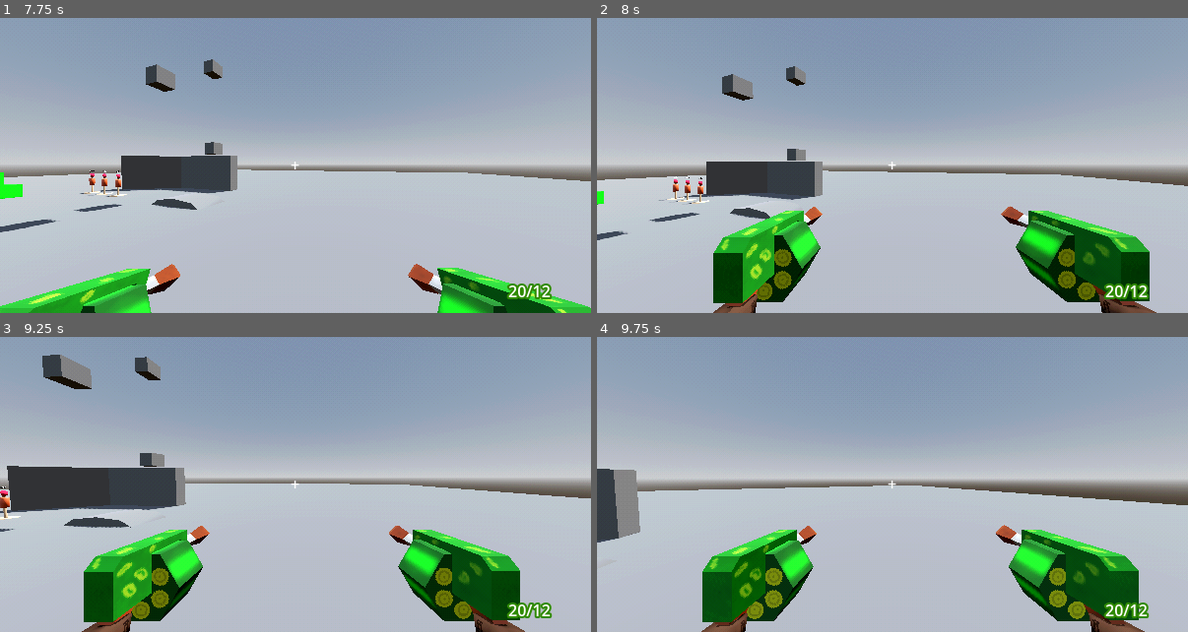
Above: before the commit, frames 1-4 (two rows, left to right).
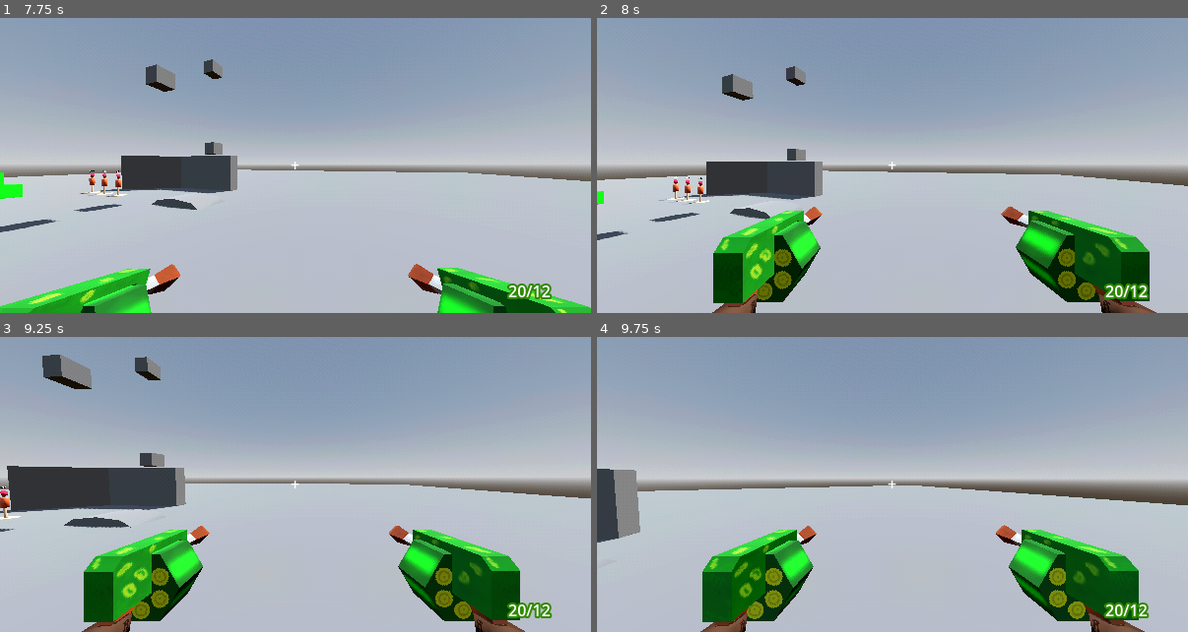
Above: after the commit, the same moments.

Repository: TheoLomeuBraga/kill-the-tower-boss
Game: Godot game, scene res://player/test_level.tscn
The game is run twice, just before and just after one commit, with the same random seed, the same clock (stepped at 60 frames per second) and the same inputs. The project has no main scene, so this scene is started directly.
Inputs (mouse positions are in pixels of both pictures, inside the frame that each line leads up to):
- Up to frame 1 (7.75 s): move the mouse to (425, 150) at 0.52 s; hold D (right) 0.53-1.28 s; tap W (foward) at 0.6 s; tap Space (jump) at 0.77, 1.52, 3.02, 3.77, 4.52, 6.02, 6.77, 7.52 s; move the mouse to (265, 165) at 1.27 s; hold S (back) 1.28-2.03 s; tap E (interact) at 1.35 s; move the mouse to (307, 159) at 2.02 s; hold D (right) 2.03-3.53 s; tap Down (look_down) at 2.1 s; move the mouse to (289, 171) at 2.77 s; tap Left (look_left) at 2.85 s; move the mouse to (342, 168) at 3.52 s; hold A (left) 3.53-5.03 s; tap Right (look_right) at 3.6 s; move the mouse to (248, 162) at 4.27 s; tap Up (look_up) at 4.35 s; move the mouse to (301, 165) at 5.02 s; press the mouse at (301, 165) at 5.03 s; hold S (back) 5.03-5.78 s; move the mouse to (271, 159) at 5.77 s; release the mouse at (271, 159) at 5.78 s; hold D (right) from 5.78 s (still down); tap 1 (wepon_1) at 5.85 s; move the mouse to (325, 165) at 6.52 s; tap 2 (wepon_2) at 6.6 s; move the mouse to (265, 165) at 7.27 s; tap 3 (wepon_3) at 7.35 s
- Up to frame 2 (8 s): keep holding D (right)
- Up to frame 3 (9.25 s): move the mouse to (307, 478) at 8.02 s; release D (right) at 8.03 s; hold S (back) 8.03-8.78 s; tap 4 (wepon_4) at 8.1 s; move the mouse to (289, 490) at 8.77 s; hold A (left) from 8.78 s (still down); tap 5 (wepon_5) at 8.85 s; tap Space (jump) at 9.02 s
- Up to frame 4 (9.75 s): move the mouse to (939, 487) at 9.52 s; release A (left) at 9.53 s; hold D (right) from 9.53 s (still down); tap W (foward) at 9.6 s

Frame 1 is identical in both runs. In frame 2, less than 0.1% of the frame differs, in the area x 19-92%, y 94-100%; in frame 3, less than 0.1%; in frame 4, less than 0.1%.

Commit message:
smal updates

Diff:
--- a/player/guns/granade_launcers_akimbo/granade_launcers_akimbo.tscn
+++ b/player/guns/granade_launcers_akimbo/granade_launcers_akimbo.tscn
@@ -3,7 +3,7 @@
 [ext_resource type="PackedScene" uid="uid://bnb75l7l4frap" path="res://player/guns/granade_launcers_akimbo/granade_launcers_akimbo.glb" id="1_pg16n"]
 [ext_resource type="Script" uid="uid://uyx3n3xxv01s" path="res://player/guns/gun_model.gd" id="2_tv3rg"]
 
-[node name="granade_launcers_akimbo" unique_id=467925332 node_paths=PackedStringArray("gun", "muzles", "arm_l", "pole_l", "hand_l", "arm_r", "pole_r", "hand_r", "animation_player") instance=ExtResource("1_pg16n")]
+[node name="granade_launcers_akimbo" unique_id=327965719 node_paths=PackedStringArray("gun", "muzles", "arm_l", "pole_l", "hand_l", "arm_r", "pole_r", "hand_r", "animation_player") instance=ExtResource("1_pg16n")]
 script = ExtResource("2_tv3rg")
 gun = NodePath("Armature/Skeleton3D")
 muzles = [NodePath("Armature/Skeleton3D/gun_r/muzle_r"), NodePath("Armature/Skeleton3D/gun_l/muzle_l")]
@@ -16,20 +16,32 @@
 animation_player = NodePath("AnimationPlayer")
 shot_animations = Array[String](["shot", "shot_2"])
 
-[node name="Skeleton3D" parent="Armature" parent_id_path=PackedInt32Array(446226348) index="0" unique_id=528310509]
+[node name="Skeleton3D" parent="Armature" parent_id_path=PackedInt32Array(2083992733) index="0" unique_id=332869154]
 bones/0/position = Vector3(-0.41842175, -0.028514788, -0.07547614)
 bones/0/rotation = Quaternion(0.7071068, -6.43441e-07, -6.43441e-07, 0.7071068)
 bones/2/position = Vector3(0.41842175, -0.028514788, -0.07547614)
 bones/2/rotation = Quaternion(0.7071068, -8.1202853e-07, -8.1202853e-07, 0.7071068)
 
-[node name="cilinder_r" parent="Armature/Skeleton3D" index="0" unique_id=285024917]
+[node name="cilinder_r" parent="Armature/Skeleton3D" index="0" unique_id=753778420]
 transform = Transform3D(1, 0, -3.1868644e-06, -3.1868644e-06, 0, -1, 0, 1, 0, -0.41842175, 0.028514788, 0.017202526)
 
-[node name="gun_r" parent="Armature/Skeleton3D" index="1" unique_id=1068904275]
+[node name="Cylinder" parent="Armature/Skeleton3D/cilinder_r" index="0" unique_id=1025783081]
+cast_shadow = 0
+
+[node name="gun_r" parent="Armature/Skeleton3D" index="1" unique_id=1752738562]
 transform = Transform3D(1, 0, -1.819926e-06, -1.819926e-06, 0, -1, 0, 1, 0, -0.41842175, -0.028514788, -0.07547614)
 
-[node name="cilinder_l" parent="Armature/Skeleton3D" index="2" unique_id=289536796]
+[node name="Cube" parent="Armature/Skeleton3D/gun_r" index="0" unique_id=818781872]
+cast_shadow = 0
+
+[node name="cilinder_l" parent="Armature/Skeleton3D" index="2" unique_id=948679894]
 transform = Transform3D(1, 0, 1.7563525e-06, 1.7563525e-06, 0, -1, 0, 1, 0, 0.41842175, 0.028514788, 0.017202526)
 
-[node name="gun_l" parent="Armature/Skeleton3D" index="3" unique_id=1843580920]
+[node name="Cylinder_001" parent="Armature/Skeleton3D/cilinder_l" index="0" unique_id=827810438]
+cast_shadow = 0
+
+[node name="gun_l" parent="Armature/Skeleton3D" index="3" unique_id=616160378]
 transform = Transform3D(1, 0, -2.2967633e-06, -2.2967633e-06, 0, -1, 0, 1, 0, 0.41842175, -0.028514788, -0.07547614)
+
+[node name="Cube_001" parent="Armature/Skeleton3D/gun_l" index="0" unique_id=2120772058]
+cast_shadow = 0
--- a/player/player.tscn
+++ b/player/player.tscn
@@ -60,6 +60,7 @@
 speed = 20.0
 model = ExtResource("4_2ieo8")
 collision_shape = SubResource("SphereShape3D_kb6p2")
+bullet_rise_and_drop = Vector2(0.5, -8)
 explosion_data = SubResource("Resource_32hag")
 metadata/_custom_type_script = "uid://dsfbwvui8fvt4"
 
Not shown, changed: TODO.txt
Binary file changed: player/guns/granade_launcers_akimbo/granade_launcers_akimbo.glb
Not shown, changed: player/guns/granade_launcers_akimbo/granade_launcers_akimbo.blend
Not shown, changed: player/guns/granade_launcers_akimbo/granade_launcers_akimbo.blend1
